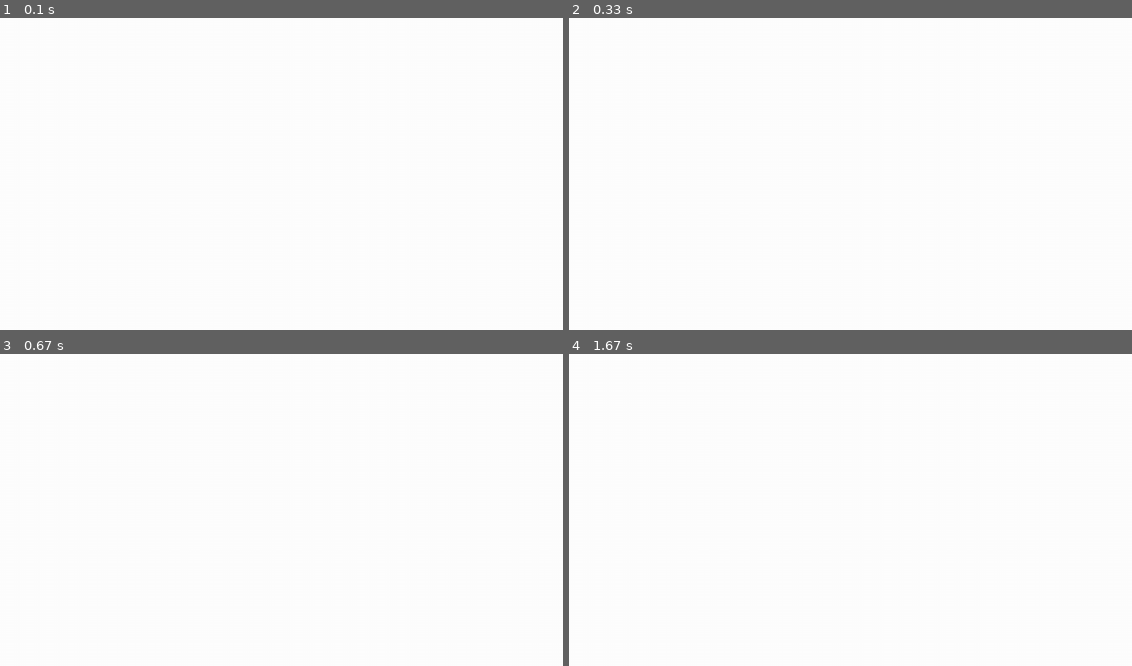
Above: before the commit, frames 1-4 (two rows, left to right).
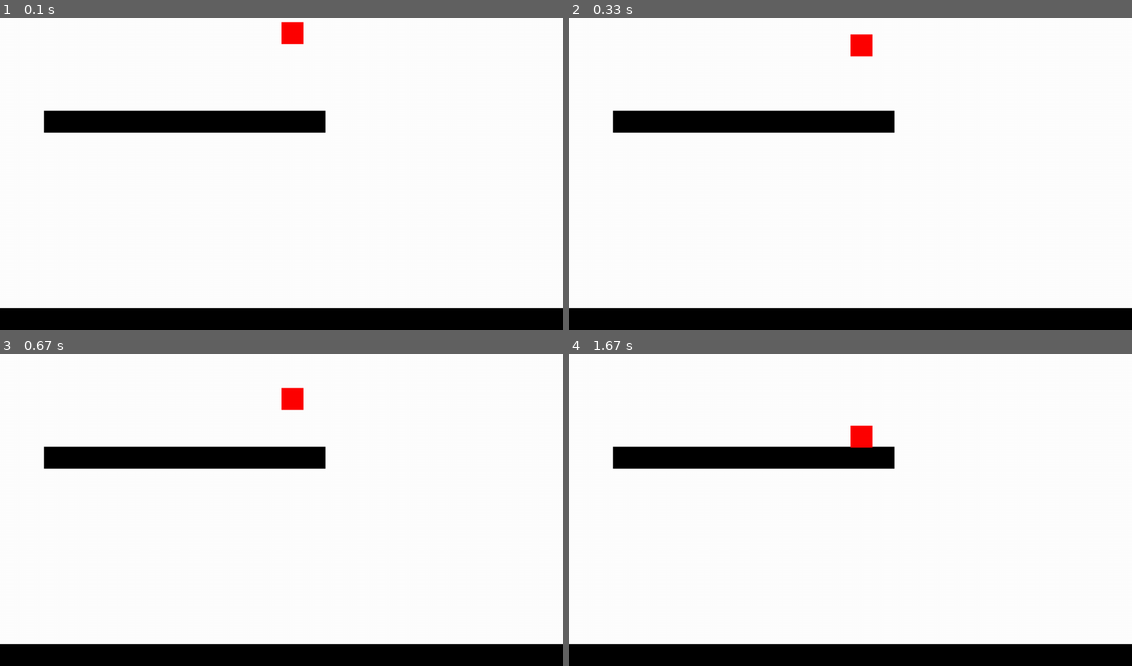
Above: after the commit, the same moments.

Repository: felbk/MinerFox---Pygame
Game: pygame game, started from Principal.py
Two runs of this game, one before a commit and one after it. Both use one fixed random seed, a clock stepped at 60 frames per second and the inputs below.
Inputs:
- Up to frame 1 (0.1 s): no input
- Up to frame 2 (0.33 s): no input
- Up to frame 3 (0.67 s): no input
- Up to frame 4 (1.67 s): no input

The runs differ from the first frame. In frame 1, 11% of the frame differs, in the area x 0-100%, y 1-100%; in frame 2, 11%; in frame 3, 11%; in frame 4, 11%.

Commit message:
classes corpo e chão + gravidade

Diff:
--- a/Classes.py
+++ b/Classes.py
@@ -1,12 +1,49 @@
 import pygame
+
 from pygame.locals import *
 from sys import exit
 import random as rdm
 
-class Chão:
-    def __init__(self,pos=tuple,L=int,A=int,surf="superficie/tela"):
-        self.x = pos[0]
-        self.y = pos[1]
-        self.L = L
-        self.A = A
-        self.surf = surf
+elementos = pygame.sprite.Group()
+allgnds = pygame.sprite.Group()
+
+class Chão(pygame.sprite.Sprite):
+    def __init__(self, tam = tuple, pos=tuple) :
+        pygame.sprite.Sprite.__init__(self)
+        self.pos = pos
+        self.tam = tam
+        self.rect = (pos[0],pos[1],tam[0],tam[1])
+        self.add(allgnds)
+        self.add(elementos)
+
+    def update(self):
+
+        return
+
+
+
+class Corpo(pygame.sprite.Sprite):
+
+   def __init__(self, tam = tuple, pos=tuple) :
+        pygame.sprite.Sprite.__init__(self)
+        self.x=pos[0]
+        self.y=pos[1]
+        self.pos = (self.x,self.y)
+        self.tam = tam
+        self.rect = Rect(pos , tam)
+        self.add(elementos)
+
+
+
+   def update(self):
+        self.Fall = True
+
+        for gnd in allgnds:
+            if  pygame.sprite.collide_rect(self,gnd):
+                self.Fall= False
+        if self.Fall == True:
+            self.y += 2
+            self.pos = (self.x,self.y)
+            self.rect = Rect(self.pos , self.tam)
+
+        return
--- a/Principal.py
+++ b/Principal.py
@@ -6,18 +6,40 @@
 from sys import exit
 import random as rdm
 
+
 pygame.init()
 tela = pygame.display.set_mode(pygame.display.get_desktop_sizes()[0],FULLSCREEN)
-
 play = True
 
+
+
+
+ch1 = Chão((tela.get_width(),50),(0,tela.get_height() - 50 ))
+ch2 = Chão((tela.get_width()/2,50),(100,tela.get_height() -500 ))
+corpo1 = Corpo((50,50),(tela.get_width()/2,0))
+corpo1.add(elementos)
+
+
+
+
 while play:
-    pygame.display.flip()
+
     tela.fill((255,255,255))
 
     #Analisa eventos
     for event in pygame.event.get():
         if event.type == QUIT:
+
+
             play = False
             pygame.quit()
             exit()
+
+
+
+    pygame.draw.rect(tela,(0,0,0),ch1.rect)
+    pygame.draw.rect(tela,(0,0,0),ch2.rect)
+    pygame.draw.rect(tela,(255,0,0),corpo1.rect)
+
+    elementos.update()
+    pygame.display.flip()
